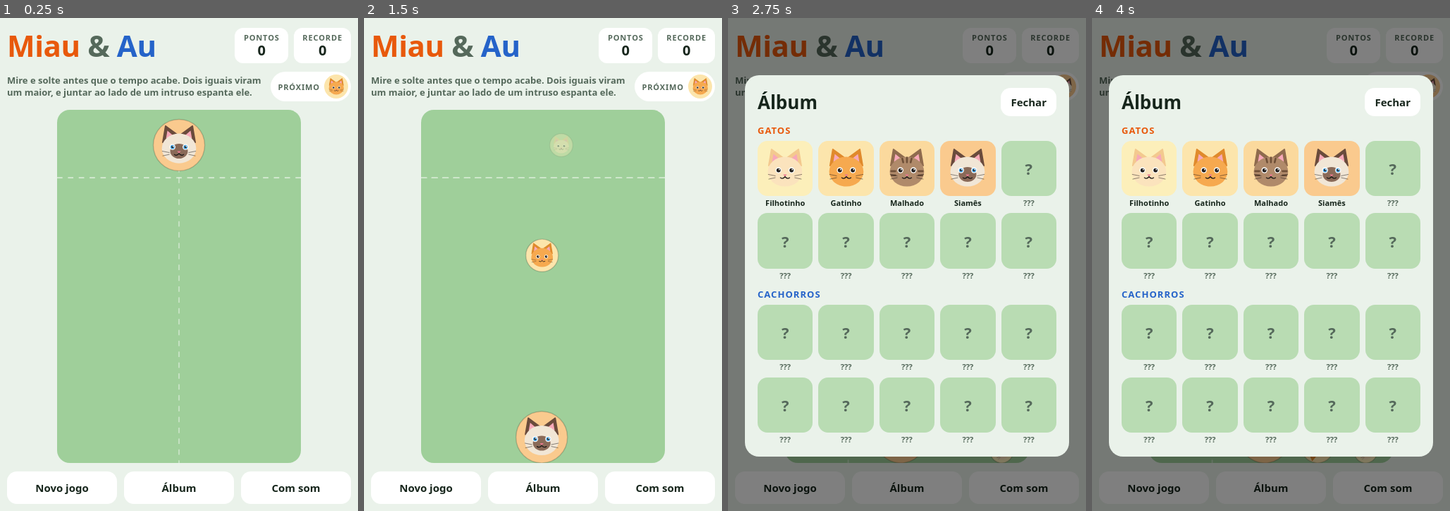
Above: before the commit, frames 1-4 (left to right).
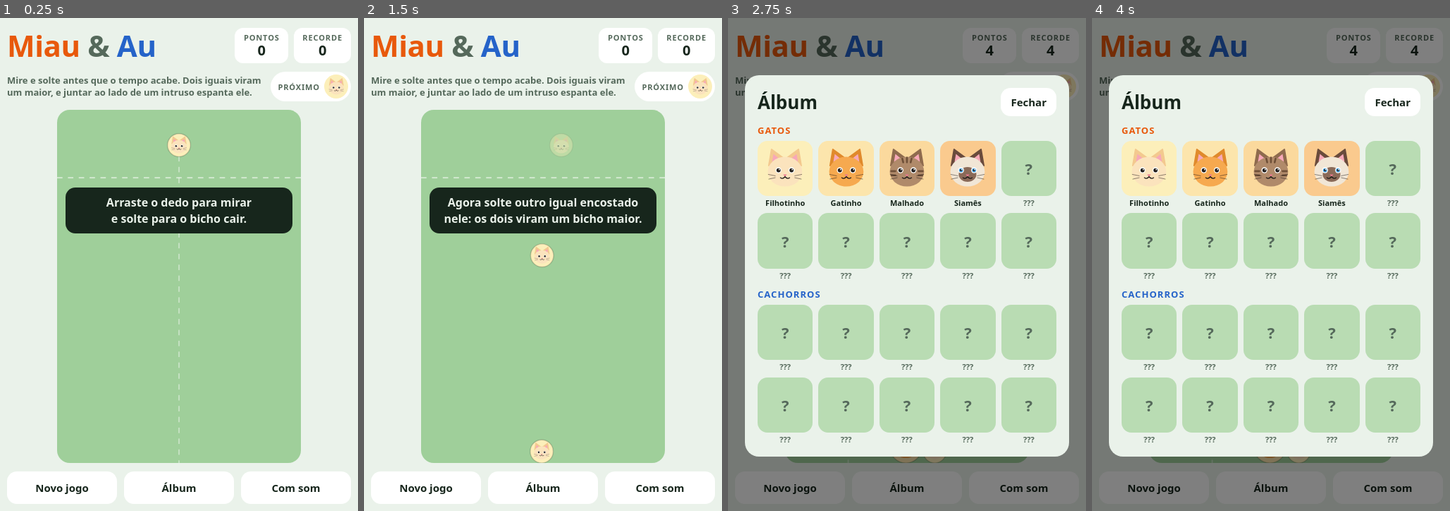
Above: after the commit, the same moments.

Repository: lsantoss00/gamenew
Game: browser game, page index.html
Same seed, same stepped clock (60 frames per second), same inputs: the game is played once before the commit and once after it.
Inputs (mouse positions are in pixels of both pictures, inside the frame that each line leads up to):
- Up to frame 1 (0.25 s): no input
- Up to frame 2 (1.5 s): click (543, 284) at 0.27 s; hold Right from 1.03 s (still down); click (543, 323) at 1.07 s; tap Space at 1.1 s
- Up to frame 3 (2.75 s): release Right at 1.53 s; hold Down 1.58-1.85 s; tap Space at 1.6, 2.1, 2.6 s; click (856, 249) at 1.67 s; hold Left 1.9-2.47 s; click "Álbum" at 2.02 s; click (957, 234) at 2.27 s; hold Up from 2.52 s (still down)
- Up to frame 4 (4 s): release Up at 2.82 s; click (1306, 358) at 2.87 s; hold Right 2.87-3.53 s; tap Space at 3.1, 3.6 s; click (1210, 372) at 3.47 s; hold Up 3.58-3.82 s; hold Left from 3.87 s (still down)

The runs differ from the first frame. In frame 1, 7.2% of the frame differs, in the area x 18-97%, y 12-44%; in frame 2, 7.7%, in the area x 17-97%, y 12-91%; in frame 3, 0.2%; in frame 4, 0.3%.

Commit message:
Add a first-game tutorial
Short tips appear in the yard as things happen: aim and drop, first
merge, the drop clock, the first intruder and combos. Each shows once
and none blocks play. Until the first merge the clock is paused and
only the smallest animal drops, so that merge is guaranteed.

Also fixes the intruder warning sound, which only played when the clock
dropped the animal rather than the player.

Co-Authored-By: Claude Fable 5.2 <noreply@anthropic.com>
Claude-Session: https://claude.ai/code/session_01VX41EpWYoi3JpyjjHsbKXW

Diff:
--- a/css/style.css
+++ b/css/style.css
@@ -92,6 +92,13 @@
 .pick button { display: flex; align-items: center; gap: 8px; padding: 6px 16px 6px 6px; }
 .pick .face { width: 36px; height: 36px; border-radius: 50%; flex: none; }
 
+.coach {
+  position: absolute; left: 12px; right: 12px; top: 22%; z-index: 3; margin: 0; pointer-events: none;
+  padding: 10px 14px; border-radius: 14px; background: var(--fg); color: var(--bg);
+  font-weight: 700; text-align: center; text-wrap: balance;
+  animation: appear 160ms ease-out;
+}
+
 .overlay {
   position: absolute; inset: 0; z-index: 5; border-radius: 18px;
   background: color-mix(in srgb, var(--bg) 88%, transparent);
@@ -138,5 +145,5 @@
 .album .q { font: 800 22px/1 var(--display); color: var(--muted); }
 
 @media (prefers-reduced-motion: reduce) {
-  .toast { animation: none; }
+  .toast, .coach { animation: none; }
 }
--- a/index.html
+++ b/index.html
@@ -25,6 +25,7 @@
 
   <div class="stage">
     <canvas id="canvas" tabindex="0" aria-label="Quintal: arraste para mirar e solte, ou use as setas e a barra de espaço"></canvas>
+    <p class="coach" id="coach" role="status" hidden></p>
     <div class="overlay" id="over" hidden>
       <h2>O quintal lotou</h2>
       <p>Você fez <b id="final">0</b> pontos. Jogar de novo com:</p>
--- a/js/main.js
+++ b/js/main.js
@@ -120,7 +120,7 @@
   if (!state.over) {
     const r = RADII[state.current - 1];
     drawAnimal(state.current, state.aim, DROP_Y, r, 0, ready ? 1 : 0.35);
-    if (ready && active) { // relógio: o anel vai sumindo até o bicho cair sozinho
+    if (ready && active && !learningBasics()) { // relógio: o anel vai sumindo até o bicho cair sozinho
       ctx.beginPath();
       ctx.arc(state.aim, DROP_Y, r + 5, -Math.PI / 2, -Math.PI / 2 + Math.PI * 2 * (state.timer / dropTime(state)));
       ctx.lineWidth = 4;
@@ -220,6 +220,51 @@
   }
 }
 
+// --- Tutorial da primeira partida ---
+// Dicas curtas que aparecem no quintal conforme as coisas acontecem, sem travar o jogo.
+
+const TIPS = {
+  aim: 'Arraste o dedo para mirar e solte para o bicho cair.',
+  merge: 'Agora solte outro igual encostado nele: os dois viram um bicho maior.',
+  clock: 'O anel em volta do bicho é o relógio. Se o tempo acabar, ele cai sozinho.',
+  rival: 'Vem aí um intruso! Ele não junta com nada. Para espantá-lo, junte dois bichos encostados nele.',
+  combo: 'Boa! Juntar várias vezes seguidas dá combo e multiplica os pontos.',
+};
+// Quanto tempo cada dica fica na tela; as sem tempo esperam o jogador agir.
+const TIP_SECONDS = { clock: 6, rival: 12, combo: 5 };
+let tutorial = store.get('miau.tutorial', false) ? null : { step: '', t: 0, seen: new Set() };
+
+function tip(step) {
+  if (!tutorial || tutorial.seen.has(step)) return; // cada dica aparece uma vez só
+  tutorial.seen.add(step);
+  tutorial.step = step;
+  tutorial.t = 0;
+  $('coach').textContent = TIPS[step];
+  $('coach').hidden = false;
+}
+
+function endTutorial() {
+  if (!tutorial) return;
+  tutorial = null;
+  $('coach').hidden = true;
+  store.set('miau.tutorial', true);
+}
+
+// Nas duas primeiras dicas o relógio fica parado e só caem filhotes,
+// para a primeira junção ser garantida.
+const learningBasics = () => tutorial && (tutorial.step === 'aim' || tutorial.step === 'merge');
+
+function tutorialTick(elapsed) {
+  if (!tutorial) return;
+  tutorial.t += elapsed;
+  if (state.over) {
+    endTutorial();
+  } else if (tutorial.t > TIP_SECONDS[tutorial.step]) {
+    if (tutorial.step === 'combo') endTutorial();
+    else $('coach').hidden = true; // segue esperando o próximo acontecimento
+  }
+}
+
 // --- Laço do jogo ---
 
 const ring = (x, y, r) => effects.push({ x, y, r, t: 0, life: 0.3 });
@@ -236,6 +281,7 @@
       if (e.level >= 6) shake = 0.25;
       sfx.merge(e.level, e.combo);
       unlock(e.level, true);
+      if (tutorial?.step === 'merge') tip('clock');
     } else if (e.type === 'adopt') {
       ring(e.x, e.y, RADII[MAX_LEVEL - 1]);
       floatText(e.x, e.y, `+${fmt(e.gained)}`, 26, '#ffd43b');
@@ -245,6 +291,7 @@
     } else if (e.type === 'scare') {
       floatText(e.x, e.y, `Xô! +${e.gained}`, 18, '#ffb3b3');
       sfx.scare();
+      tip('combo');
     } else if (e.type === 'rival') {
       sfx.rival();
     } else if (e.type === 'autodrop') {
@@ -259,21 +306,26 @@
 
 let last = performance.now();
 let acc = 0;
+let announced = null; // último aviso de intruso já anunciado
 function frame(now) {
   const elapsed = Math.min(0.05, (now - last) / 1000);
   last = now;
   acc += elapsed;
   const wasOver = state.over;
-  const hadWarning = !!state.warning;
   while (acc >= DT) {
-    handle(active ? tick(state, DT) : step(state, DT));
+    handle(active && !learningBasics() ? tick(state, DT) : step(state, DT));
     acc -= DT;
   }
-  if (state.warning && !hadWarning) sfx.warning();
+  if (state.warning && state.warning !== announced) { // aviso novo, venha de onde vier
+    sfx.warning();
+    tip('rival');
+  }
+  announced = state.warning;
   if (state.over && !wasOver) {
     sfx.over();
     save();
   }
+  tutorialTick(elapsed);
   shake = Math.max(0, shake - elapsed);
   for (const e of effects) e.t += elapsed;
   effects = effects.filter((e) => e.t < e.life);
@@ -285,6 +337,8 @@
 function release() {
   if (!drop(state, state.aim)) return;
   sfx.drop();
+  if (tutorial?.step === 'aim') tip('merge');
+  if (learningBasics()) state.next = 1;
   unlock(state.current, false);
   save();
 }
@@ -373,6 +427,11 @@
 });
 
 unlock(Math.max(state.current, state.next, ...state.bodies.map((b) => b.level)), false);
+if (tutorial) {
+  if (state.drops === 0) state.current = 1;
+  state.next = 1;
+  tip('aim');
+}
 state.aim = clampAim(state.current, state.aim);
 resize();
 requestAnimationFrame(frame);
